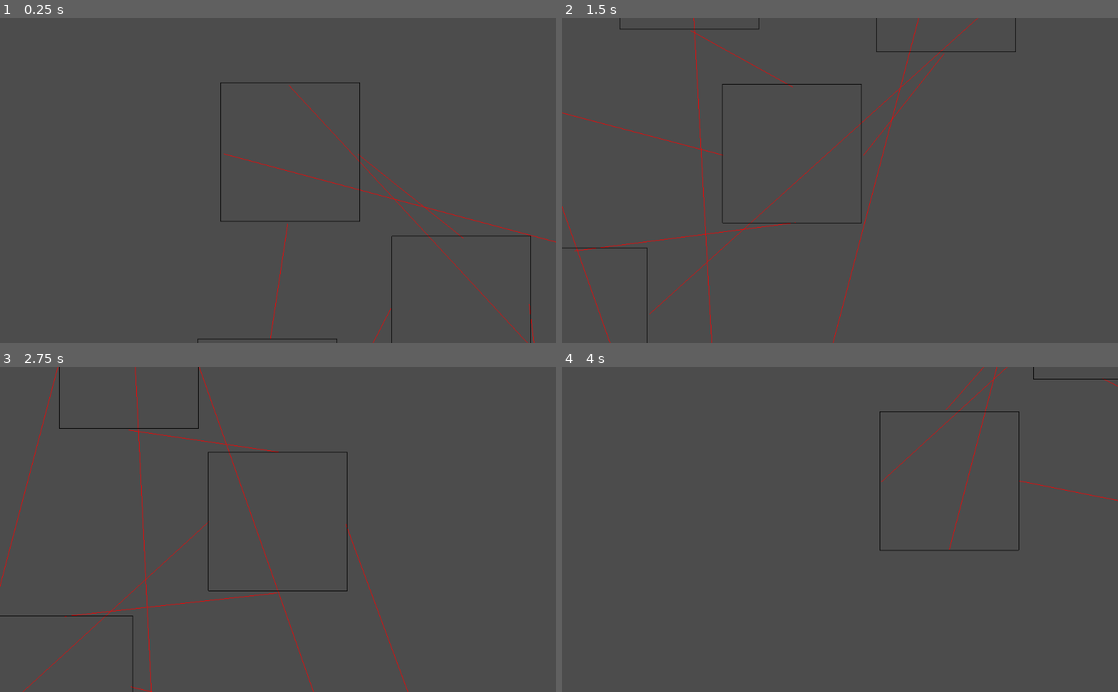
Above: before the commit, frames 1-4 (two rows, left to right).
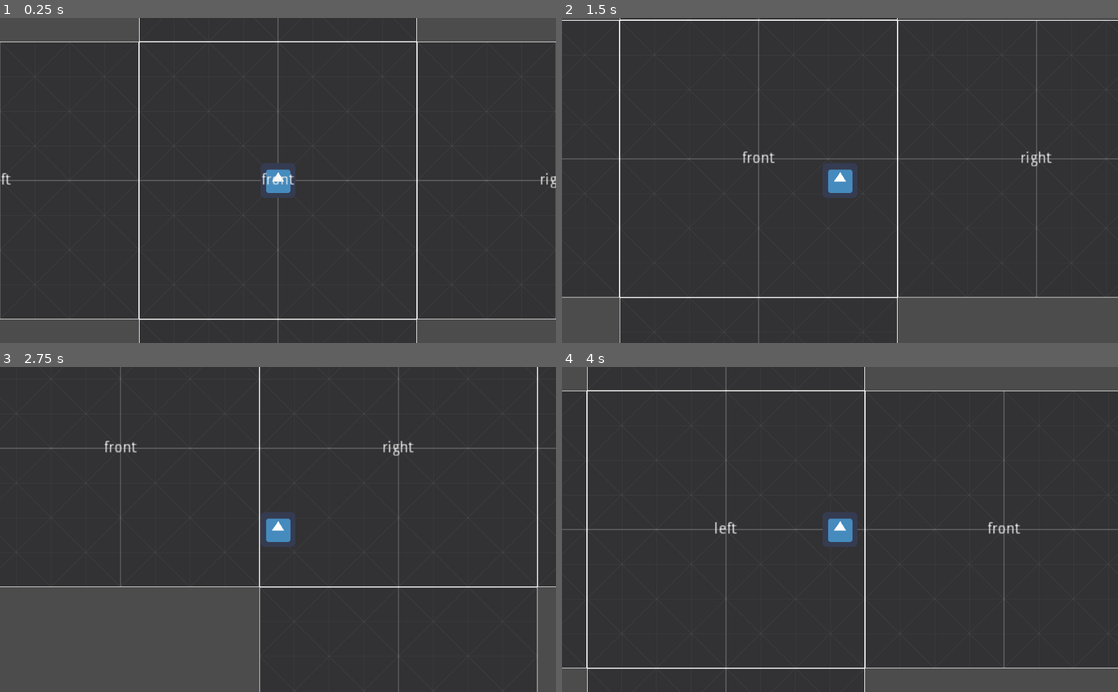
Above: after the commit, the same moments.

Repository: rmvermeulen/hyper-world
Game: Godot game, scene res://MainScene.tscn
Two runs of this game, one before a commit and one after it. Both use one fixed random seed, a clock stepped at 60 frames per second and the inputs below. Before the commit the project starts from res://squares/CubeMap.tscn. The engine's default icon, where the game draws it, is replaced by a stand-in: a white triangle on a blue panel in a dark square.
Inputs:
- Up to frame 1 (0.25 s): no input
- Up to frame 2 (1.5 s): hold Right 0.53-1.28 s; hold Down from 1.28 s (still down)
- Up to frame 3 (2.75 s): release Down at 2.03 s; hold Right from 2.03 s (still down)
- Up to frame 4 (4 s): release Right at 2.78 s; hold Up 2.78-3.53 s; hold Left from 3.53 s (still down)

The runs differ from the first frame. In frame 1, 85% of the frame differs, in the area x 0-100%, y 0-100%; in frame 2, 84%; in frame 3, 77%; in frame 4, 86%.

Commit message:
hyper world: Different setup using json data

Diff:
--- a/Dimensionator.gd
+++ b/Dimensionator.gd
@@ -2,6 +2,7 @@
 
 
 func _ready():
+	return
 #	for i in range(3, 8):
 	for i in range(2, 6):
 		var q = Quboid.new(i)
--- /dev/null
+++ b/MainScene.gd
@@ -0,0 +1,133 @@
+extends Node2D
+
+# const FLOOR_TEXTURE := preload("res://assets/proto-textures/Dark/texture_05.png")
+const ROOM_SIZE := 256
+
+var current_room_id := "front"
+
+var planes = {
+	"front":
+	{
+		"north": "top/south",
+		"south": "bottom/north",
+		"east": "right/west",
+		"west": "left/east",
+	},
+	"back":
+	{
+		"north": "top/north",
+		"south": "bottom/south",
+		"east": "left/west",
+		"west": "right/east",
+	},
+	"left":
+	{
+		"north": "top/west",
+		"south": "bottom/east",
+		"east": "front/west",
+		"west": "back/east",
+	},
+	"right":
+	{
+		"north": "top/east",
+		"south": "bottom/west",
+		"east": "back/west",
+		"west": "front/east",
+	},
+	"top":
+	{
+		"north": "back/north",
+		"south": "front/north",
+		"east": "right/north",
+		"west": "left/north",
+	},
+	"bottom":
+	{
+		"north": "front/south",
+		"south": "back/south",
+		"east": "right/south",
+		"west": "left/south",
+	},
+}
+
+
+func _ready():
+	_change_room_to(current_room_id)
+	for wall in $RoomArea/Walls.get_children():
+		assert(
+			(
+				OK
+				== (wall as Area2D).connect(
+					"body_entered", self, "_on_wall_body", [wall.name.to_lower()]
+				)
+			)
+		)
+
+
+func _change_room_to(room: String) -> void:
+	var info = planes[room]
+	# update labels
+	$RoomArea/Labels/Current.text = room
+	$RoomArea/Labels/North.text = info.north.split("/")[0]
+	$RoomArea/Labels/East.text = info.east.split("/")[0]
+	$RoomArea/Labels/South.text = info.south.split("/")[0]
+	$RoomArea/Labels/West.text = info.west.split("/")[0]
+
+	# change texture rotation
+	# todo
+
+	# change preview textures
+	var pvs = $RoomArea/Previews
+	for pv in pvs.get_children():
+		var from = pv.name.to_lower()
+		var to = info[from].split("/")[1]
+		var r = _get_preview_rotation(from, to)
+		pv.rotation = r
+		prints(from, to, 'set rotation', r)
+
+	# redraw
+	update()
+
+
+func _get_preview_rotation(from: String, to: String) -> float:
+	var r = _get_rotation(from) + _get_rotation(to)
+	return wrapf(r, 0, TAU)
+
+
+func _get_rotation(wd: String) -> float:
+	match wd:
+		"north":
+			return 0.0
+		"east":
+			return PI
+		"south":
+			return TAU
+		"west":
+			return -PI
+	assert(false)
+	return 0.0
+
+
+func _on_Player_body_entered(body):
+	var room = planes[current_room_id]
+	prints(current_room_id, '->', room[body.name.to_lower()])
+
+
+func _on_wall_body(body: KinematicBody2D, tag: String):
+	if not body:
+		return
+	var offset = Vector2()
+	match tag:
+		"north":
+			offset.y = ROOM_SIZE
+		"east":
+			offset.x = -ROOM_SIZE
+		"south":
+			offset.y = -ROOM_SIZE
+		"west":
+			offset.x = ROOM_SIZE
+	body.position += offset
+	var next_room = planes[current_room_id][tag].split("/")[0]
+	_change_room_to(next_room)
+
+# end
--- /dev/null
+++ b/MainScene.tscn
@@ -0,0 +1,173 @@
+[gd_scene load_steps=7 format=2]
+
+[ext_resource path="res://assets/proto-textures/Dark/texture_05.png" type="Texture" id=1]
+[ext_resource path="res://Dimensionator.gd" type="Script" id=2]
+[ext_resource path="res://squares/Player.tscn" type="PackedScene" id=3]
+[ext_resource path="res://MainScene.gd" type="Script" id=4]
+
+[sub_resource type="RectangleShape2D" id=1]
+extents = Vector2( 128, 16 )
+
+[sub_resource type="RectangleShape2D" id=2]
+extents = Vector2( 32, 32 )
+
+[node name="MainScene" type="Node2D"]
+script = ExtResource( 4 )
+
+[node name="RoomArea" type="Node2D" parent="."]
+
+[node name="Previews" type="Node2D" parent="RoomArea"]
+
+[node name="North" type="Sprite" parent="RoomArea/Previews"]
+position = Vector2( 0, -256 )
+scale = Vector2( 0.25, 0.25 )
+texture = ExtResource( 1 )
+
+[node name="East" type="Sprite" parent="RoomArea/Previews"]
+position = Vector2( 256, 0 )
+scale = Vector2( 0.25, 0.25 )
+texture = ExtResource( 1 )
+
+[node name="South" type="Sprite" parent="RoomArea/Previews"]
+position = Vector2( 0, 256 )
+scale = Vector2( 0.25, 0.25 )
+texture = ExtResource( 1 )
+
+[node name="West" type="Sprite" parent="RoomArea/Previews"]
+position = Vector2( -256, 0 )
+scale = Vector2( 0.25, 0.25 )
+texture = ExtResource( 1 )
+
+[node name="Current" type="Node2D" parent="RoomArea"]
+
+[node name="Front" type="Sprite" parent="RoomArea/Current"]
+scale = Vector2( 0.25, 0.25 )
+texture = ExtResource( 1 )
+
+[node name="Invisible" type="Node2D" parent="RoomArea"]
+visible = false
+
+[node name="Back" type="Sprite" parent="RoomArea/Invisible"]
+scale = Vector2( 0.25, 0.25 )
+texture = ExtResource( 1 )
+
+[node name="Walls" type="Node2D" parent="RoomArea"]
+
+[node name="North" type="Area2D" parent="RoomArea/Walls"]
+
+[node name="CollisionShape2D" type="CollisionShape2D" parent="RoomArea/Walls/North"]
+position = Vector2( 0, -160 )
+shape = SubResource( 1 )
+
+[node name="East" type="Area2D" parent="RoomArea/Walls"]
+rotation = 1.5708
+
+[node name="CollisionShape2D" type="CollisionShape2D" parent="RoomArea/Walls/East"]
+position = Vector2( 0, -160 )
+shape = SubResource( 1 )
+
+[node name="South" type="Area2D" parent="RoomArea/Walls"]
+rotation = -3.14159
+
+[node name="CollisionShape2D" type="CollisionShape2D" parent="RoomArea/Walls/South"]
+position = Vector2( 0, -160 )
+shape = SubResource( 1 )
+
+[node name="West" type="Area2D" parent="RoomArea/Walls"]
+rotation = -1.5708
+
+[node name="CollisionShape2D" type="CollisionShape2D" parent="RoomArea/Walls/West"]
+position = Vector2( 0, -160 )
+shape = SubResource( 1 )
+
+[node name="Corners" type="StaticBody2D" parent="RoomArea"]
+
+[node name="CollisionShape2D" type="CollisionShape2D" parent="RoomArea/Corners"]
+position = Vector2( -160, -160 )
+shape = SubResource( 2 )
+
+[node name="CollisionShape2D2" type="CollisionShape2D" parent="RoomArea/Corners"]
+position = Vector2( 160, -160 )
+shape = SubResource( 2 )
+
+[node name="CollisionShape2D3" type="CollisionShape2D" parent="RoomArea/Corners"]
+position = Vector2( 160, 160 )
+shape = SubResource( 2 )
+
+[node name="CollisionShape2D4" type="CollisionShape2D" parent="RoomArea/Corners"]
+position = Vector2( -160, 160 )
+shape = SubResource( 2 )
+
+[node name="Labels" type="Node2D" parent="RoomArea"]
+z_index = 1000
+z_as_relative = false
+
+[node name="Current" type="Label" parent="RoomArea/Labels"]
+margin_left = -32.0
+margin_top = -16.0
+margin_right = 32.0
+margin_bottom = 16.0
+text = "Current"
+align = 1
+valign = 1
+__meta__ = {
+"_edit_use_anchors_": false
+}
+
+[node name="North" type="Label" parent="RoomArea/Labels"]
+margin_left = -32.0
+margin_top = -272.0
+margin_right = 32.0
+margin_bottom = -240.0
+text = "Current"
+align = 1
+valign = 1
+__meta__ = {
+"_edit_use_anchors_": false
+}
+
+[node name="East" type="Label" parent="RoomArea/Labels"]
+margin_left = 224.0
+margin_top = -16.0
+margin_right = 288.0
+margin_bottom = 16.0
+text = "Current"
+align = 1
+valign = 1
+__meta__ = {
+"_edit_use_anchors_": false
+}
+
+[node name="South" type="Label" parent="RoomArea/Labels"]
+margin_left = -32.0
+margin_top = 240.0
+margin_right = 32.0
+margin_bottom = 272.0
+text = "Current"
+align = 1
+valign = 1
+__meta__ = {
+"_edit_use_anchors_": false
+}
+
+[node name="West" type="Label" parent="RoomArea/Labels"]
+margin_left = -288.0
+margin_top = -16.0
+margin_right = -224.0
+margin_bottom = 16.0
+text = "Current"
+align = 1
+valign = 1
+__meta__ = {
+"_edit_use_anchors_": false
+}
+
+[node name="Player" parent="." instance=ExtResource( 3 )]
+
+[node name="Camera2D" type="Camera2D" parent="Player"]
+rotating = true
+current = true
+zoom = Vector2( 0.5, 0.5 )
+
+[node name="Dimensionator" type="Node" parent="."]
+script = ExtResource( 2 )
--- a/project.godot
+++ b/project.godot
@@ -21,9 +21,10 @@
 [application]
 
 config/name="HyperWorld"
-run/main_scene="res://squares/CubeMap.tscn"
+run/main_scene="res://MainScene.tscn"
 config/icon="res://icon.png"
 
 [rendering]
 
+quality/2d/use_pixel_snap=true
 environment/default_environment="res://default_env.tres"
--- a/squares/CubeMap.tscn
+++ b/squares/CubeMap.tscn
@@ -1,10 +1,8 @@
-[gd_scene load_steps=6 format=2]
+[gd_scene load_steps=4 format=2]
 
 [ext_resource path="res://squares/Room.tscn" type="PackedScene" id=1]
 [ext_resource path="res://squares/Connector2D.gd" type="Script" id=2]
 [ext_resource path="res://squares/CubeMap.gd" type="Script" id=3]
-[ext_resource path="res://squares/Player.tscn" type="PackedScene" id=4]
-[ext_resource path="res://Dimensionator.gd" type="Script" id=5]
 
 [node name="CubeMap" type="Node2D"]
 script = ExtResource( 3 )
@@ -131,14 +129,3 @@
 connection_a = 3
 path_b = NodePath("../Room6")
 connection_b = 1
-
-[node name="Player" parent="." instance=ExtResource( 4 )]
-position = Vector2( 100.618, 117.112 )
-
-[node name="Camera2D" type="Camera2D" parent="Player"]
-rotating = true
-current = true
-zoom = Vector2( 0.5, 0.5 )
-
-[node name="Dimensionator" type="Node2D" parent="."]
-script = ExtResource( 5 )
--- a/squares/Player.gd
+++ b/squares/Player.gd
@@ -1,4 +1,4 @@
-extends Area2D
+extends KinematicBody2D
 
 var _jumping := false
 
@@ -7,41 +7,12 @@
 	pass
 
 
-func _physics_process(delta):
+func _physics_process(_delta):
 	var input = Vector2(
 		int(Input.is_key_pressed(KEY_RIGHT)) - int(Input.is_key_pressed(KEY_LEFT)),
 		int(Input.is_key_pressed(KEY_DOWN)) - int(Input.is_key_pressed(KEY_UP))
 	)
-	position += delta * (input.normalized() * 100)
-
-
-func _on_Player_body_entered(body):
-	if _jumping:
-		return
-	var current_room = body.get_parent()
-	var side = body.name
-	prints(current_room.name, side)
-	var target = null
-	var angle = null
-	for c in get_parent().connectors:
-		if c.a == current_room && Connector2D.connection_name(c.connection_a) == side:
-			target = c.b.get_node(Connector2D.connection_name(c.connection_b))
-			angle = c.a_to_b.get_rotation()
-			break
-		if c.b == current_room && Connector2D.connection_name(c.connection_b) == side:
-			target = c.a.get_node(Connector2D.connection_name(c.connection_a))
-			angle = -1 * c.a_to_b.get_rotation()
-			break
-	assert(target)
-	prints(target.get_path())
-	_jumping = true
-	global_position = target.global_position
-	rotate(angle)
-	$TransitionTimer.start()
-
-
-func _on_Player_body_exited(body):
-	prints("exited", body.get_path())
+	move_and_slide(input.normalized() * 100)
 
 
 func _on_TransitionTimer_timeout():
--- a/squares/Player.tscn
+++ b/squares/Player.tscn
@@ -1,12 +1,17 @@
-[gd_scene load_steps=3 format=2]
+[gd_scene load_steps=4 format=2]
 
 [ext_resource path="res://squares/Player.gd" type="Script" id=1]
+[ext_resource path="res://icon.png" type="Texture" id=2]
 
 [sub_resource type="CircleShape2D" id=1]
-radius = 16.0
+radius = 15.0
 
-[node name="Player" type="Area2D"]
+[node name="Player" type="KinematicBody2D"]
 script = ExtResource( 1 )
+
+[node name="Sprite" type="Sprite" parent="."]
+scale = Vector2( 0.5, 0.5 )
+texture = ExtResource( 2 )
 
 [node name="CollisionShape2D" type="CollisionShape2D" parent="."]
 shape = SubResource( 1 )
@@ -14,6 +19,4 @@
 [node name="TransitionTimer" type="Timer" parent="."]
 wait_time = 0.1
 one_shot = true
-[connection signal="body_entered" from="." to="." method="_on_Player_body_entered"]
-[connection signal="body_exited" from="." to="." method="_on_Player_body_exited"]
 [connection signal="timeout" from="TransitionTimer" to="." method="_on_TransitionTimer_timeout"]
